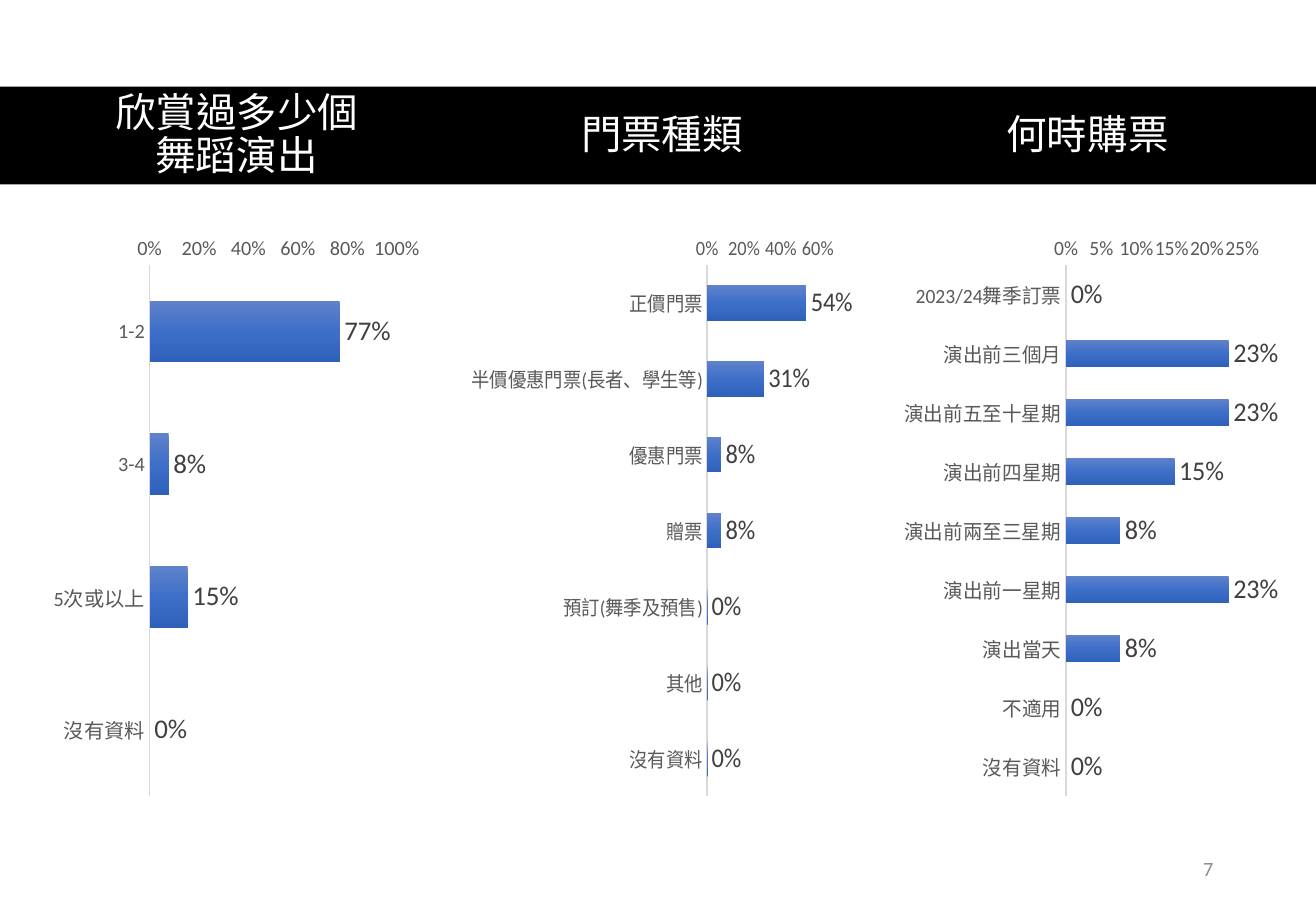
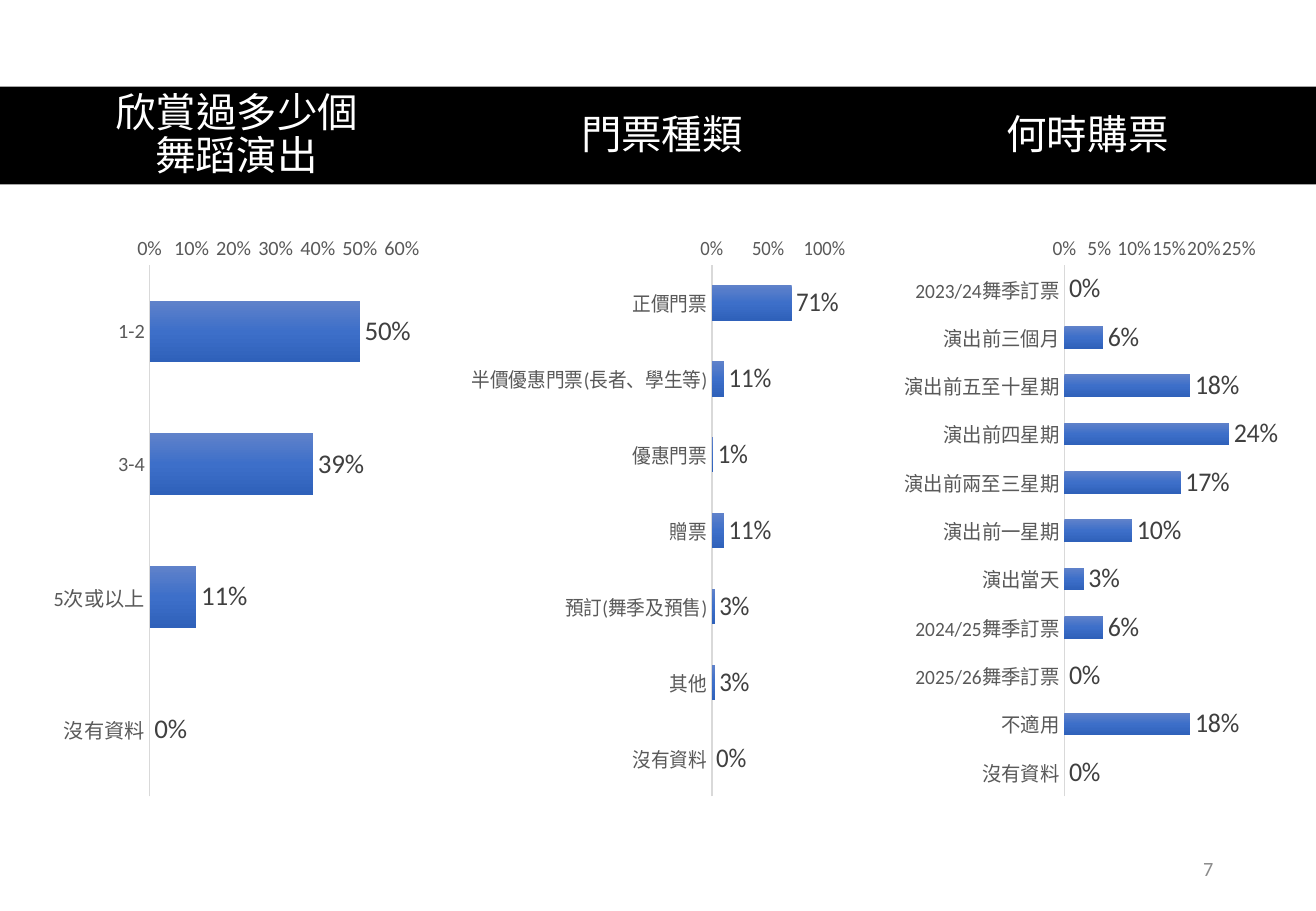
Before and after one commit to wintonau/hkdance2026a, a slide deck: slide 7 of app/static/HKDANCE2025-首次觀賞.pptx. Drawn at 1316x911 pixels with LibreOffice and Linux fonts; fonts in the diff are those of the drawing. Boxes give left, top, right and bottom in pixels: in the first picture for what was removed or moved away, otherwise in the second. Text is boxed around its words. In the diff, an @@ line names an element or a change of style, - is before the commit and + after.

```diff
--- a/app/static/HKDANCE2025-首次觀賞.pptx
+++ b/app/static/HKDANCE2025-首次觀賞.pptx
@@ bar chart at (x1=46, y1=225, x2=428, y2=809) @@
@@ Series 1, 1-2: 0.77 to 0.5 @@
@@ Series 1, 3-4: 0.08 to 0.39 @@
@@ Series 1, 5次或以上: 0.15 to 0.11 @@
@@ bar chart at (x1=471, y1=225, x2=853, y2=809) @@
-Series 1: 0.54, 0.31, 0.08, 0.08, 0, 0, 0
+Series 1: 0.71, 0.11, 0.01, 0.11, 0.03, 0.03, 0
@@ bar chart at (x1=897, y1=225, x2=1278, y2=809) @@
-categories: 2023/24舞季訂票, 演出前三個月, 演出前五至十星期, 演出前四星期, 演出前兩至三星期, 演出前一星期, 演出當天, 不適用, 沒有資料
+categories: 2023/24舞季訂票, 演出前三個月, 演出前五至十星期, 演出前四星期, 演出前兩至三星期, 演出前一星期, 演出當天, 2024/25舞季訂票, 2025/26舞季訂票, 不適用, 沒有資料
-Series 1: 0, 0.23, 0.23, 0.15, 0.08, 0.23, 0.08, 0, 0
+Series 1: 0, 0.06, 0.18, 0.24, 0.17, 0.1, 0.03, 0.06, 0, 0.18, 0
```
Also in this commit, not shown: 14 other slides changed, 10 other files.
